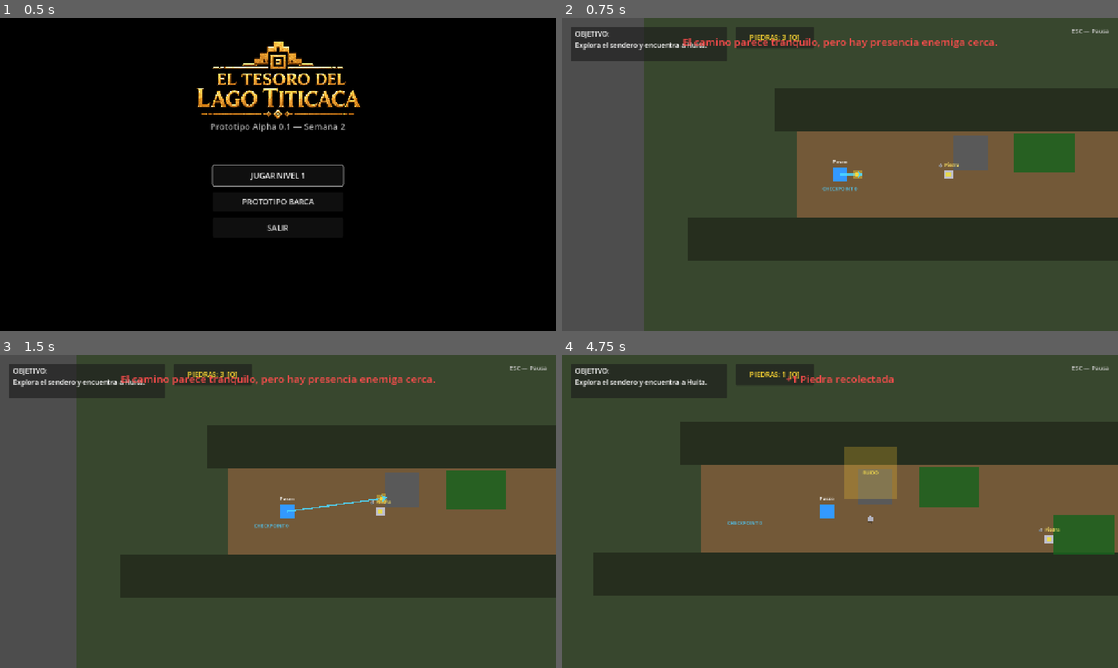
Above: before the commit, frames 1-4 (two rows, left to right).
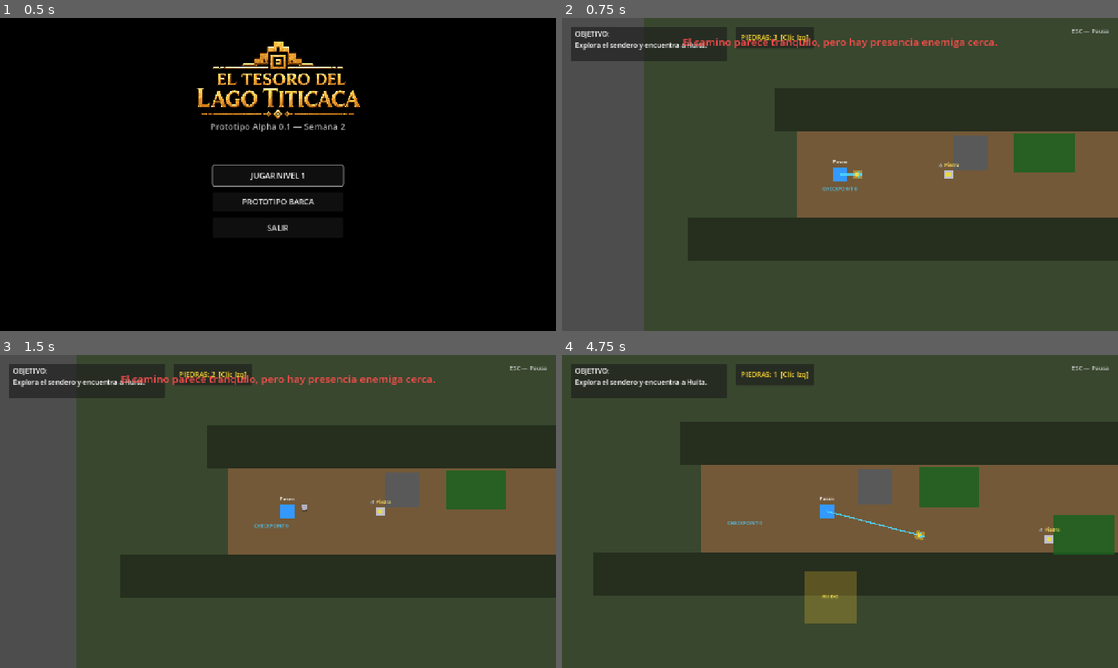
Above: after the commit, the same moments.

Repository: JHAMILCALI/El-tesoro-del-lago-titicaca-Game
Game: Godot game, scene res://scenes/main/MainMenu.tscn
The game is run twice, just before and just after one commit, with the same random seed, the same clock (stepped at 60 frames per second) and the same inputs. Video files are missing from this copy of the repository; at most half a second of black plays in their place. Sound files missing from this copy of the repository are replaced by a short silence.
Inputs (mouse positions are in pixels of both pictures, inside the frame that each line leads up to):
- Up to frame 1 (0.5 s): no input
- Up to frame 2 (0.75 s): click "JUGAR NIVEL 1" at 0.5 s
- Up to frame 3 (1.5 s): tap Enter (ui_accept) at 1.25 s; move the mouse to (400, 495) at 1.27 s; press the mouse at (400, 495) at 1.28 s; hold D (move_right) from 1.28 s (still down)
- Up to frame 4 (4.75 s): tap Enter (ui_accept) at 1.52, 2.27, 3.77, 4.52 s; tap Q (throw_stone, bound only before the commit) at 1.55, 2.1, 3.05, 4.55 s; move the mouse to (728, 527) at 2.02 s; release D (move_right) at 2.03 s; release the mouse at (728, 527) at 2.03 s; hold S (move_down) 2.03-2.78 s; click (728, 527) at 2.3 s; move the mouse to (895, 442) at 2.77 s; hold D (move_right) 2.78-3.53 s; hold E (interact) 2.78-3.53 s; click (895, 442) at 2.92 s; move the mouse to (812, 574) at 3.52 s; hold W (move_up) 3.53-4.28 s; tap Shift (run) at 3.6 s; click (812, 574) at 3.8 s; move the mouse to (1006, 558) at 4.27 s; press the mouse at (1006, 558) at 4.28 s; hold A (move_left) from 4.28 s (still down)

Frame 1 is identical in both runs. In frame 2, 0.2% of the frame differs, in the area x 32-45%, y 5-8%; in frame 3, 0.3%; in frame 4, 3.7%, in the area x 32-66%, y 5-86%.

Commit message:
feat: implement HUD system and integrate level control logic for the first mission

Diff:
--- a/project.godot
+++ b/project.godot
@@ -62,8 +62,7 @@
 }
 throw_stone={
 "deadzone": 0.5,
-"events": [Object(InputEventKey,"resource_local_to_scene":false,"resource_name":"","device":-1,"window_id":0,"alt_pressed":false,"shift_pressed":false,"ctrl_pressed":false,"meta_pressed":false,"pressed":false,"keycode":0,"physical_keycode":81,"key_label":0,"unicode":0,"echo":false,"script":null)
-, Object(InputEventMouseButton,"resource_local_to_scene":false,"resource_name":"","device":-1,"window_id":0,"alt_pressed":false,"shift_pressed":false,"ctrl_pressed":false,"meta_pressed":false,"button_mask":0,"position":Vector2(0, 0),"global_position":Vector2(0, 0),"factor":1.0,"button_index":2,"canceled":false,"pressed":false,"double_click":false,"script":null)
+"events": [Object(InputEventMouseButton,"resource_local_to_scene":false,"resource_name":"","device":-1,"window_id":0,"alt_pressed":false,"shift_pressed":false,"ctrl_pressed":false,"meta_pressed":false,"button_mask":0,"position":Vector2(0, 0),"global_position":Vector2(0, 0),"factor":1.0,"button_index":1,"canceled":false,"pressed":false,"double_click":false,"script":null)
 ]
 }
 pause={
--- a/scenes/ui/HUD.tscn
+++ b/scenes/ui/HUD.tscn
@@ -12,6 +12,7 @@
 anchor_bottom = 1.0
 grow_horizontal = 2
 grow_vertical = 2
+mouse_filter = 2
 
 [node name="ObjectivePanel" type="Panel" parent="Control"]
 layout_mode = 0
@@ -48,7 +49,7 @@
 grow_vertical = 2
 theme_override_colors/font_color = Color(1, 0.85, 0.2, 1)
 theme_override_font_sizes/font_size = 16
-text = "PIEDRAS: 3  [Q]"
+text = "PIEDRAS: 3  [Clic Izq]"
 horizontal_alignment = 1
 vertical_alignment = 1
 
--- a/scripts/hud.gd
+++ b/scripts/hud.gd
@@ -16,6 +16,13 @@
 
 func _ready() -> void:
 	add_to_group("hud")
+	var control_node = get_node_or_null("Control")
+	if control_node is Control:
+		control_node.mouse_filter = Control.MOUSE_FILTER_IGNORE
+		for child in control_node.get_children():
+			if child is Control and child not in [restart_button, menu_button] and not child.get_parent() == alpha_complete_panel:
+				child.mouse_filter = Control.MOUSE_FILTER_IGNORE
+
 	if interaction_prompt:
 		interaction_prompt.visible = false
 	if notification_label:
@@ -36,7 +43,7 @@
 
 func update_stone_count(count: int) -> void:
 	if stone_count_label:
-		stone_count_label.text = "PIEDRAS: " + str(count) + "  [Q]"
+		stone_count_label.text = "PIEDRAS: " + str(count) + "  [Clic Izq]"
 
 func update_detection_progress(ratio: float) -> void:
 	if not detection_container or not detection_bar_label:
--- a/scripts/level01_convoy.gd
+++ b/scripts/level01_convoy.gd
@@ -115,7 +115,7 @@
 	if story_state == StoryState.START:
 		story_state = StoryState.PATROL_1_PASSED
 	hud.update_objective("Evita a la patrulla y llega hasta Huita.")
-	hud.show_temporary_notification("Usa los arbustos para ocultarte o presiona Q para lanzar piedras.", 3.0)
+	hud.show_temporary_notification("Usa los arbustos para ocultarte o usa el Clic Izquierdo para lanzar piedras.", 3.0)
 
 func _on_huita_proximity_changed(is_near: bool) -> void:
 	if is_near and story_state <= StoryState.HUITA_FOUND:
--- a/scripts/pasco.gd
+++ b/scripts/pasco.gd
@@ -48,15 +48,34 @@
 	move_and_slide()
 
 func _unhandled_input(event: InputEvent) -> void:
-	if event.is_action_pressed("throw_stone") and can_move:
-		get_viewport().set_input_as_handled()
+	_handle_throw_input(event)
+
+func _input(event: InputEvent) -> void:
+	if event is InputEventMouseButton and event.button_index == MOUSE_BUTTON_LEFT and event.pressed and not event.is_echo():
+		_handle_throw_input(event)
+
+func _handle_throw_input(event: InputEvent) -> void:
+	if not can_move:
+		return
+
+	var is_throw_click := false
+	if event.is_action_pressed("throw_stone"):
+		is_throw_click = true
+	elif event is InputEventMouseButton and event.button_index == MOUSE_BUTTON_LEFT and event.pressed and not event.is_echo():
+		is_throw_click = true
+
+	if is_throw_click:
 		if stone_count <= 0:
-			var hud = get_tree().get_first_node_in_group("hud")
-			if hud and hud.has_method("show_temporary_notification"):
-				hud.show_temporary_notification("Sin piedras. Busca más en el camino.", 2.0)
+			if can_throw_stone:
+				can_throw_stone = false
+				var hud = get_tree().get_first_node_in_group("hud")
+				if hud and hud.has_method("show_temporary_notification"):
+					hud.show_temporary_notification("Sin piedras. Busca más en el camino.", 2.0)
+				get_tree().create_timer(1.0).timeout.connect(func(): can_throw_stone = true)
 			return
 
 		if can_throw_stone:
+			get_viewport().set_input_as_handled()
 			_throw_stone()
 
 func _get_mouse_aim() -> Dictionary:
@@ -146,7 +165,6 @@
 		"move_right": [KEY_D, KEY_RIGHT],
 		"run": [KEY_SHIFT],
 		"interact": [KEY_E, KEY_ENTER],
-		"throw_stone": [KEY_Q],
 		"pause": [KEY_ESCAPE]
 	}
 	for action_name in actions:
@@ -157,9 +175,11 @@
 				ev.physical_keycode = key_code
 				InputMap.action_add_event(action_name, ev)
 
-	# Ensure Mouse Button Right also triggers throw_stone
-	if InputMap.has_action("throw_stone"):
-		var mouse_event := InputEventMouseButton.new()
-		mouse_event.button_index = MOUSE_BUTTON_RIGHT
-		if not InputMap.action_has_event("throw_stone", mouse_event):
-			InputMap.action_add_event("throw_stone", mouse_event)
+	# Ensure Left Mouse Click triggers throw_stone
+	if not InputMap.has_action("throw_stone"):
+		InputMap.add_action("throw_stone")
+
+	var mouse_event := InputEventMouseButton.new()
+	mouse_event.button_index = MOUSE_BUTTON_LEFT
+	if not InputMap.action_has_event("throw_stone", mouse_event):
+		InputMap.action_add_event("throw_stone", mouse_event)
